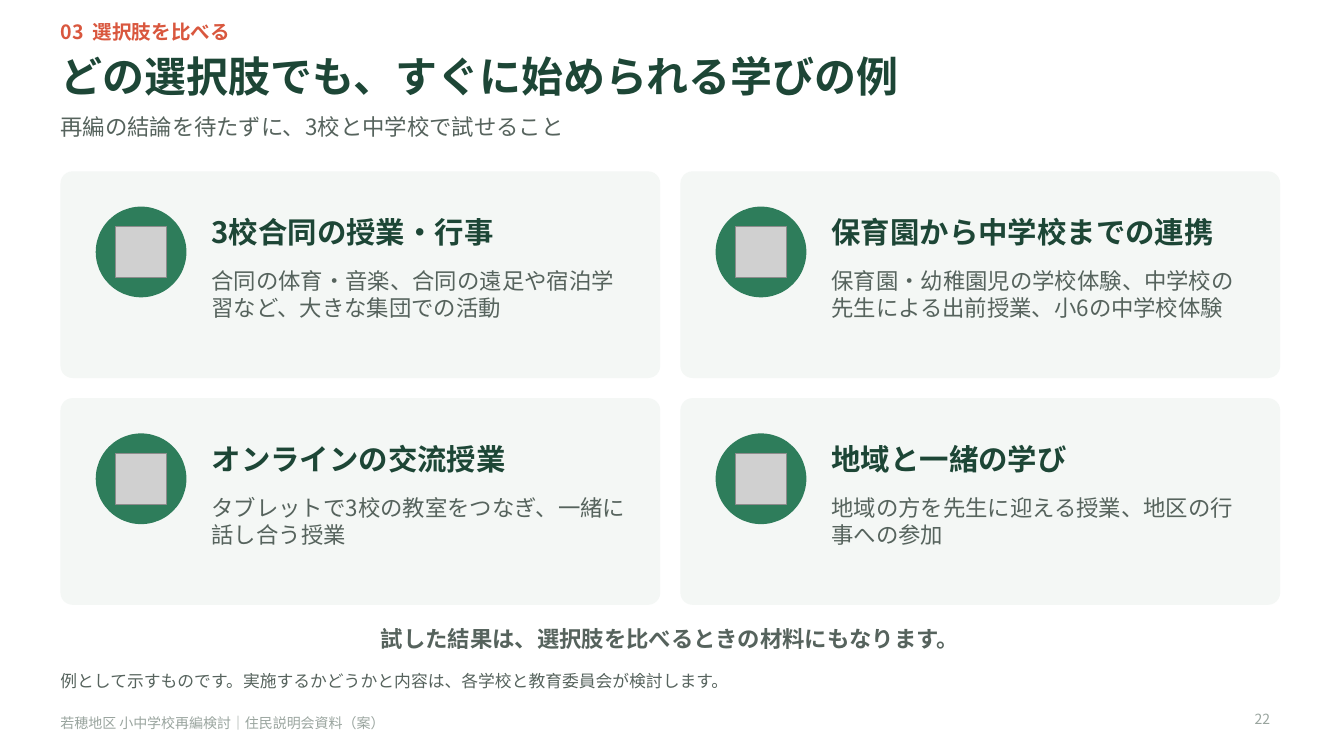
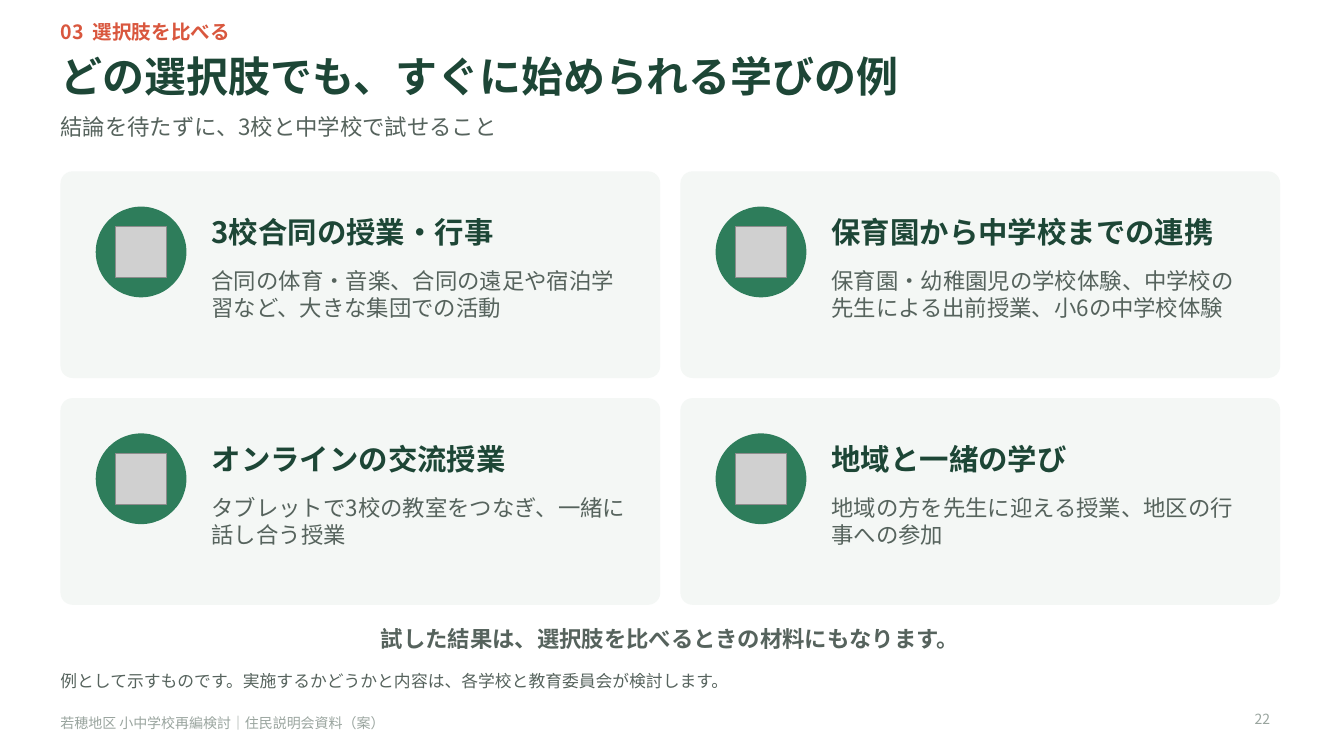
Before and after one commit to Masaki12008/GS, a slide deck: slide 22 of output/若穂地区_住民説明会資料_投影用.pptx. Drawn at 1344x756 pixels with LibreOffice and Linux fonts; fonts in the diff are those of the drawing; grey boxes stand for pictures. Boxes give left, top, right and bottom in pixels: in the first picture for what was removed or moved away, otherwise in the second. Text is boxed around its words. In the diff, an @@ line names an element or a change of style, - is before the commit and + after.

```diff
--- a/output/若穂地区_住民説明会資料_投影用.pptx
+++ b/output/若穂地区_住民説明会資料_投影用.pptx
@@ text at <box>60,116,496,137</box>: text changed @@
-再編の結論を待たずに、3校と中学校で試せること
+結論を待たずに、3校と中学校で試せること
```
Also in this commit, not shown: 6 other slides changed, 3 other files.
